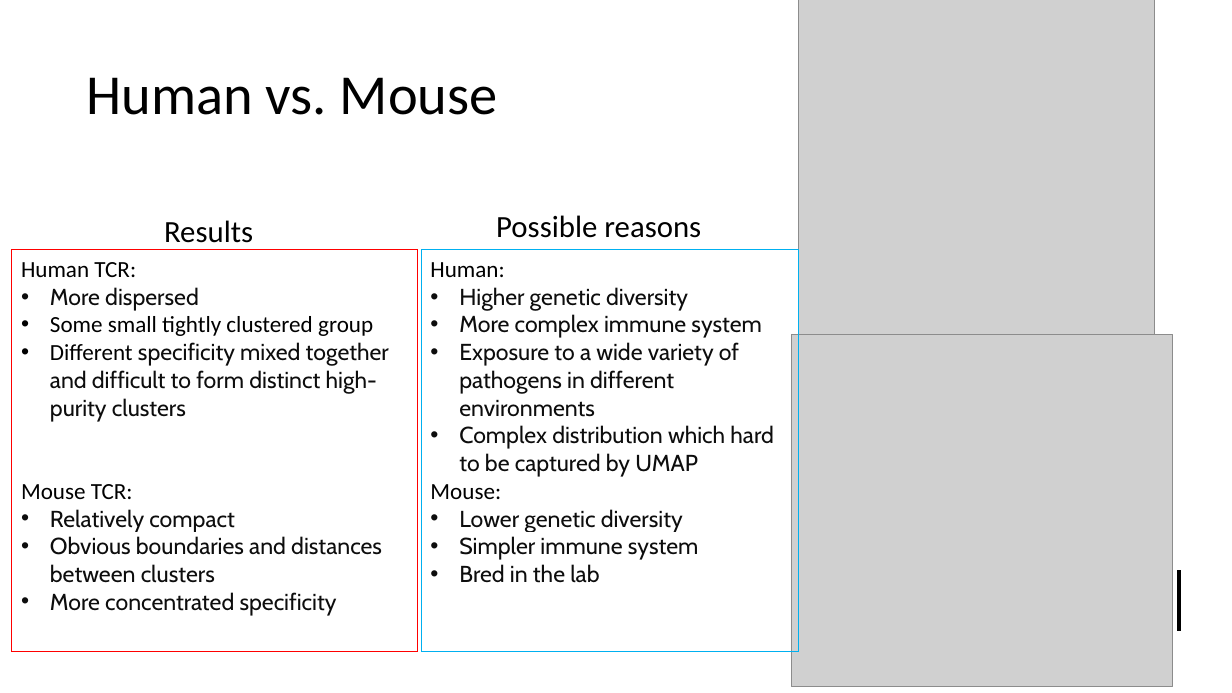
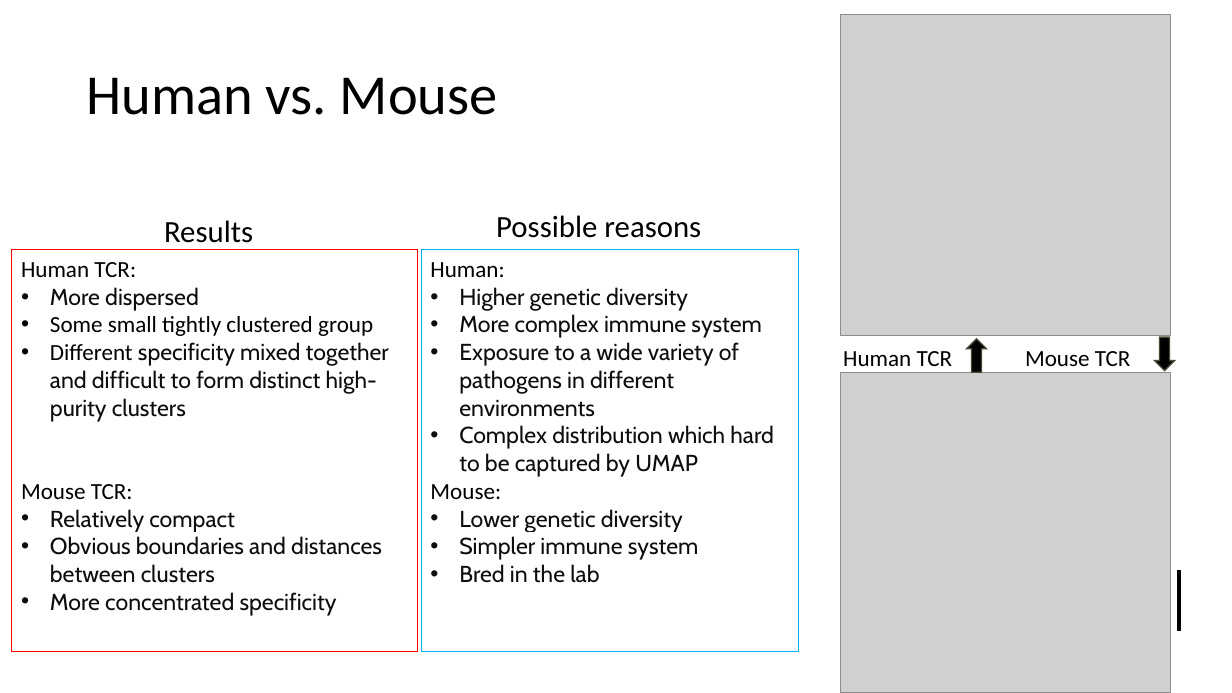
Before and after one commit to UoB-DSMP-2023-24/dsmp-2024-group4, a slide deck: slide 10 of summative presentation/Summative Oral Presentation-Group 4.pptx. Drawn at 1232x693 pixels with LibreOffice and Linux fonts; fonts in the diff are those of the drawing; grey boxes stand for pictures. Boxes give left, top, right and bottom in pixels: in the first picture for what was removed or moved away, otherwise in the second. Text is boxed around its words. In the diff, an @@ line names an element or a change of style, - is before the commit and + after.

```diff
--- a/summative presentation/Summative Oral Presentation-Group 4.pptx
+++ b/summative presentation/Summative Oral Presentation-Group 4.pptx
@@ picture: place and size @@
-picture at [799, 0, 1155, 356]
+picture at [841, 15, 1171, 335]
@@ text added at [843, 351, 1131, 373], 18 pt, text #000000 @@
+Human TCR Mouse TCR
@@ up arrow added at [967, 339, 987, 372], fill #000000, outline #4B4738 1 pt @@
@@ up arrow added at [1155, 337, 1176, 371], fill #000000, outline #4B4738 1 pt @@
@@ picture: place and size @@
-picture at [792, 335, 1174, 688]
+picture at [841, 372, 1171, 693]
```
Also in this commit, not shown: 4 other slides changed, 1 slide removed.
